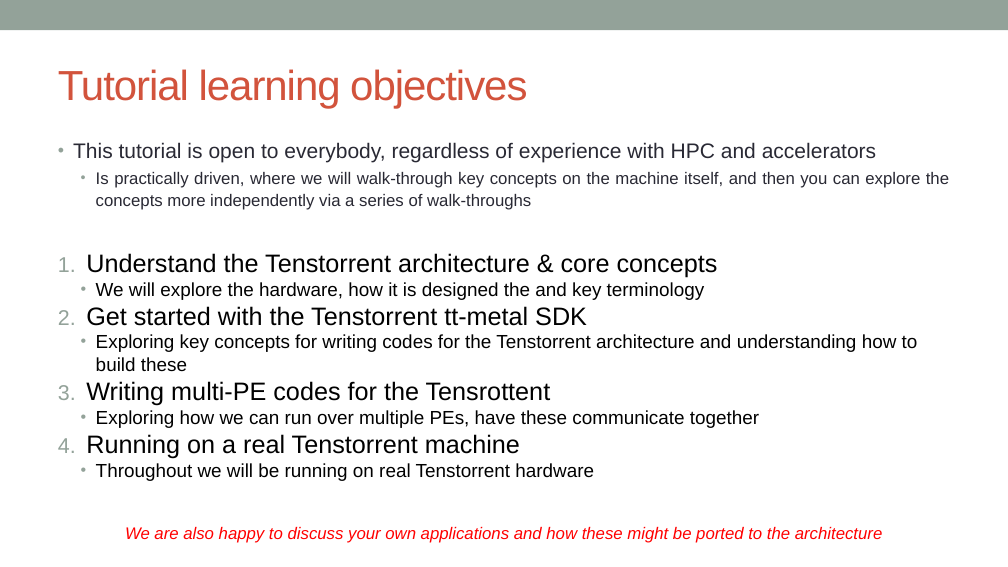
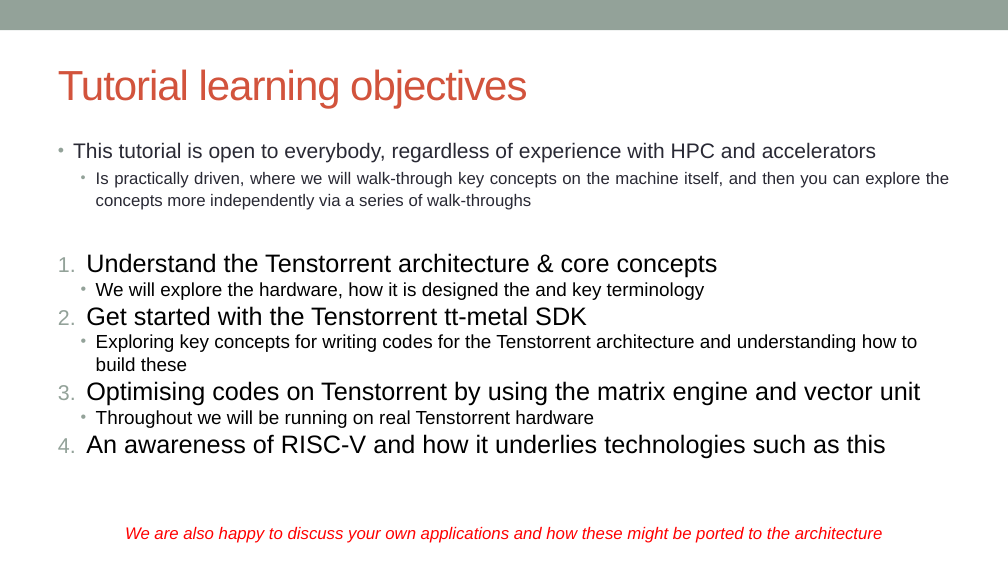
Before and after one commit to owainkenwayucl/tt-tutorial, a slide deck: slide 4 of lectures/src/Welcome and overview.pptx. Drawn at 1008x567 pixels with LibreOffice and Linux fonts; fonts in the diff are those of the drawing. Boxes give left, top, right and bottom in pixels: in the first picture for what was removed or moved away, otherwise in the second. Text is boxed around its words. In the diff, an @@ line names an element or a change of style, - is before the commit and + after.

```diff
--- a/lectures/src/Welcome and overview.pptx
+++ b/lectures/src/Welcome and overview.pptx
@@ text at box(86, 381, 921, 406): text changed @@
-3. Writing multi-PE codes for the Tensrottent
-  • Exploring how we can run over multiple PEs, have these communicate together
-4. Running on a real Tenstorrent machine
+3. Optimising codes on Tenstorrent by using the matrix engine and vector unit
@@ text at box(86, 434, 886, 459): paragraph added @@
+4. An awareness of RISC-V and how it underlies technologies such as this
```
Also in this commit, not shown: 1 other file.
